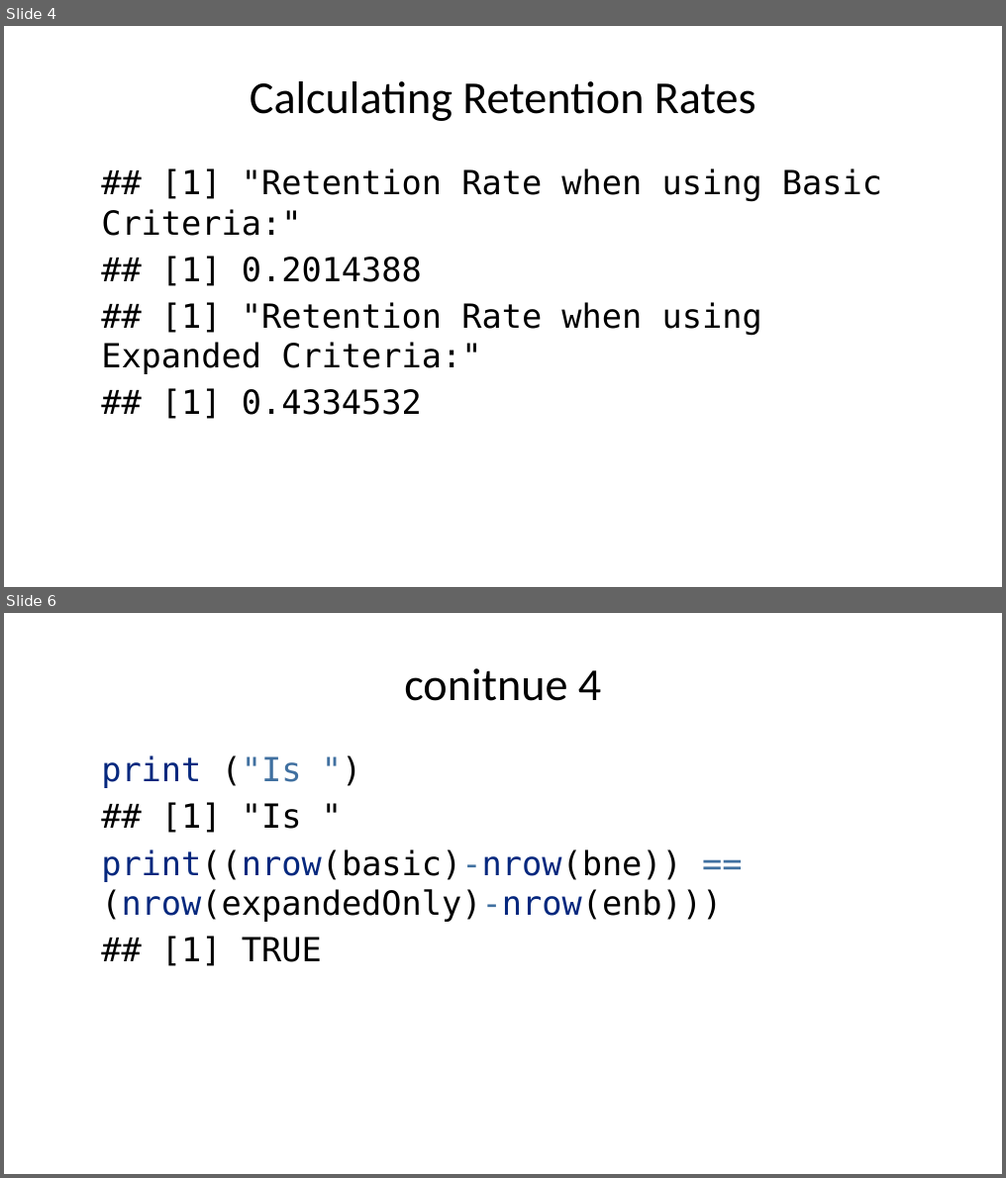
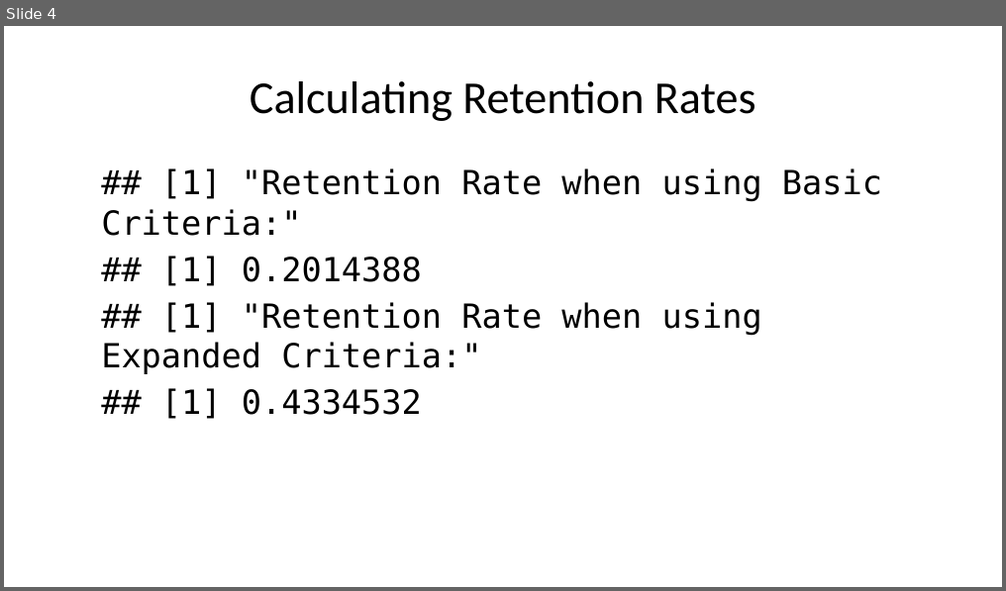
Before and after one commit to guhatanuj/DHCE-Project, a slide deck: Guha-s-Work.pptx. Shown one above the other, each under a label of ours: slides 4 and 6 before the commit, slide 4 after it; the slides between them are not shown. The pictures are 1006x1178 and 1006x591 pixels, drawn with LibreOffice and Linux fonts; fonts in the diff are those of the drawing. Boxes give left, top, right and bottom in pixels: in the first picture for what was removed or moved away, otherwise in the second. Text is boxed around its words. In the diff, an @@ line names an element or a change of style, - is before the commit and + after.

```diff
--- a/Guha-s-Work.pptx
+++ b/Guha-s-Work.pptx
@@ slide 6 removed at [4, 613, 1002, 1174], background #FFFFFF @@
@@ title removed at [404, 668, 601, 701] @@
-conitnue 4
@@ text removed at [101, 756, 722, 966] @@
-print ("Is ")
-## [1] "Is "
-print((nrow(basic)-nrow(bne)) == (nrow(expandedOnly)-nrow(enb)))
-## [1] TRUE
```
Also in this commit, not shown: 3 slides changed, 1 slide added, 1 other file.
